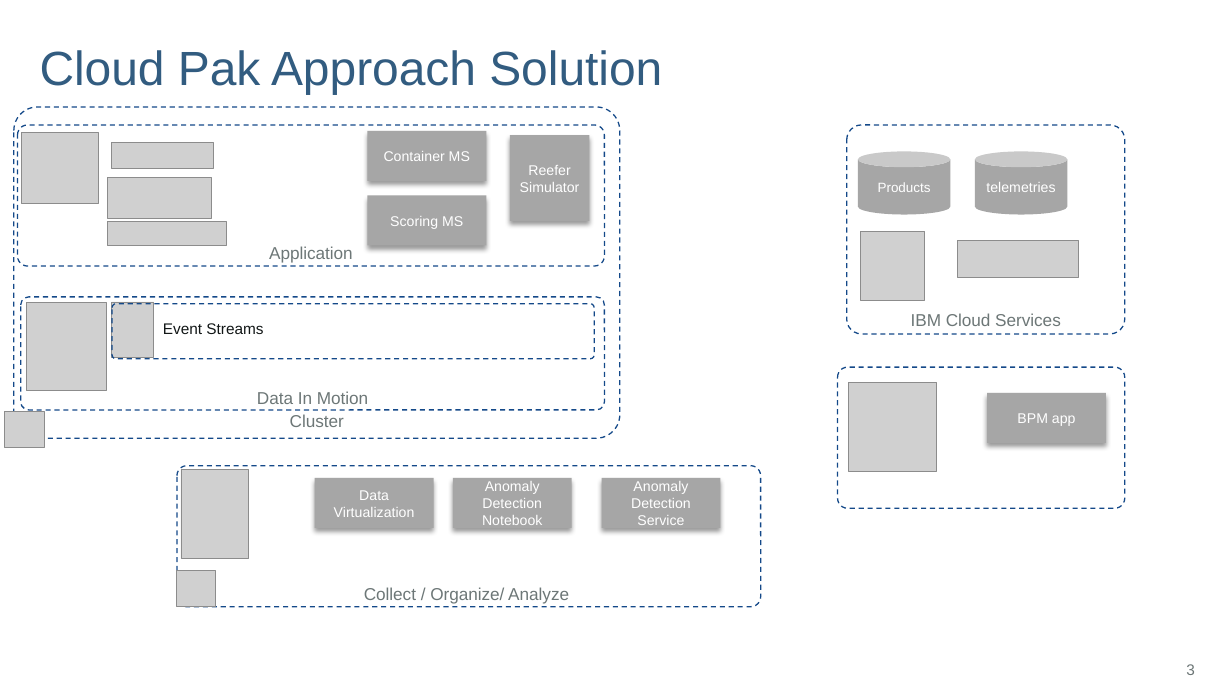
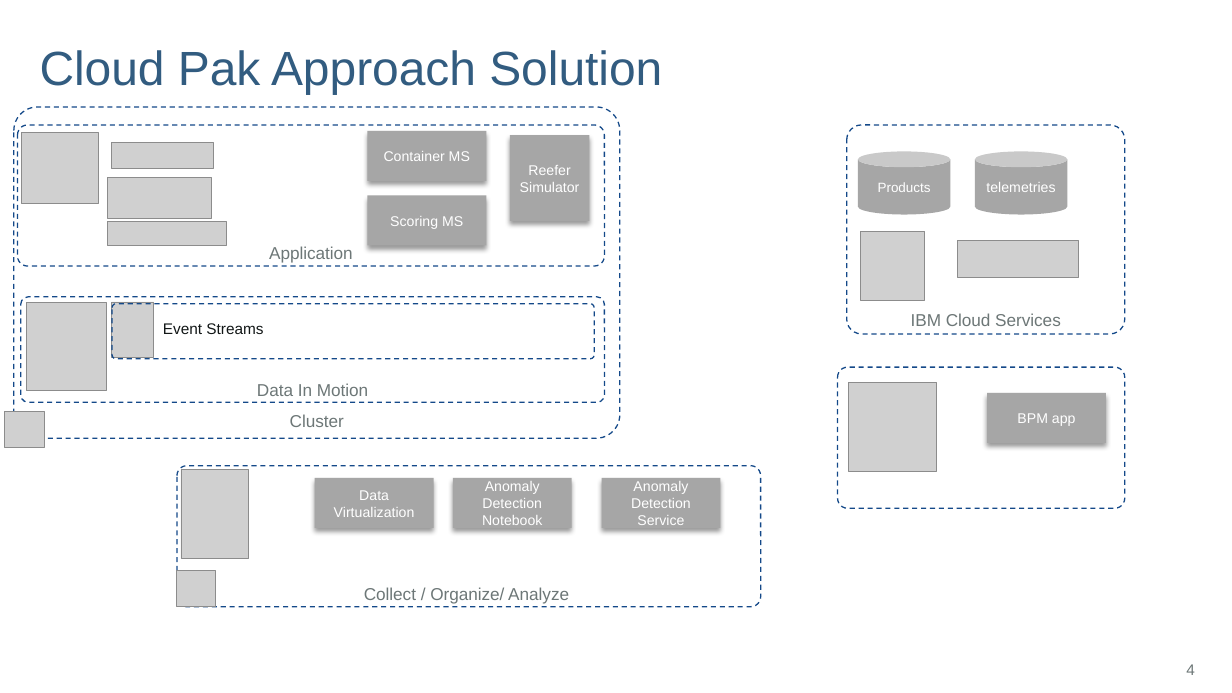
Before and after one commit to jbcodeforce/refarch-reefer-ml, a slide deck: slide 4 of diagrams.pptx (slide 3 before the commit). Drawn at 1232x693 pixels with LibreOffice and Linux fonts; fonts in the diff are those of the drawing; grey boxes stand for pictures; background and template pictures are left out. Boxes give left, top, right and bottom in pixels: in the first picture for what was removed or moved away, otherwise in the second. Text is boxed around its words. In the diff, an @@ line names an element or a change of style, - is before the commit and + after.

```diff
--- a/diagrams.pptx
+++ b/diagrams.pptx
@@ rounded rectangle "Cluster" at [14, 107, 620, 439]: alignment centre to left @@
@@ rounded rectangle "Data In Motion": place and size @@
-rounded rectangle "Data In Motion" at [20, 297, 604, 409]
+rounded rectangle "Data In Motion" at [20, 297, 604, 402]
@@ page number at [1186, 664, 1195, 675]: text changed @@
-3
+4
```
Also in this commit, not shown: 4 other slides changed, 1 slide added, 57 other files.
